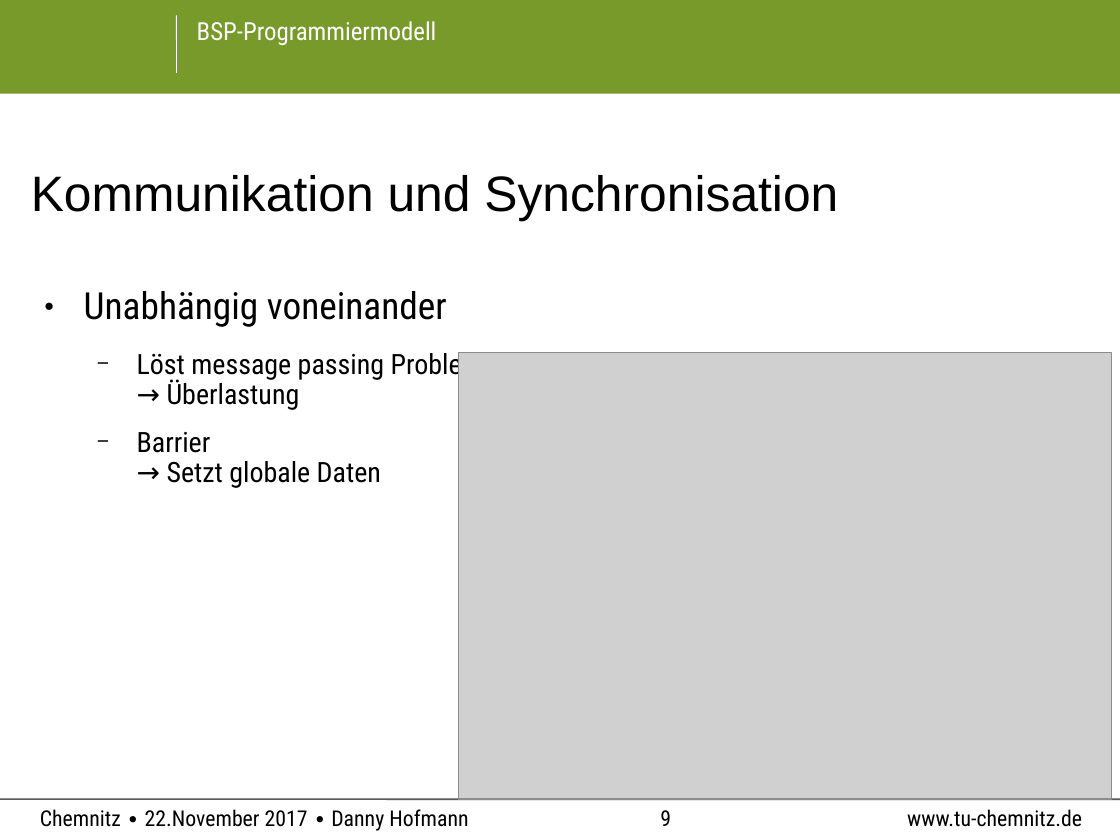
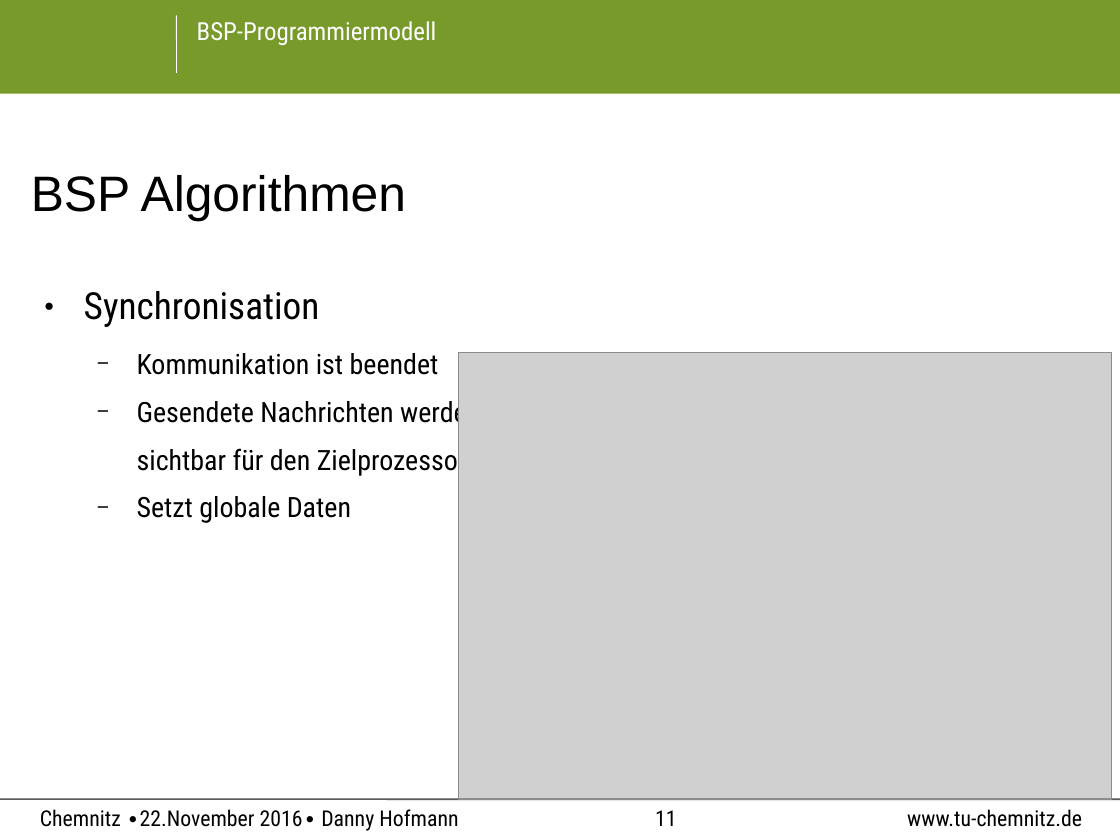
Before and after one commit to PaIIe/ComputerScienceTUC, a slide deck: slide 11 of BSP_Programming/BSP-Modell.odp (slide 9 before the commit). Drawn at 1120x840 pixels with LibreOffice and Linux fonts; fonts in the diff are those of the drawing; grey boxes stand for pictures; background and template pictures are left out. Boxes give left, top, right and bottom in pixels: in the first picture for what was removed or moved away, otherwise in the second. Text is boxed around its words. In the diff, an @@ line names an element or a change of style, - is before the commit and + after.

```diff
--- a/BSP_Programming/BSP-Modell.odp
+++ b/BSP_Programming/BSP-Modell.odp
@@ title at (31, 175, 407, 222): text changed @@
-Kommunikation und Synchronisation
+BSP Algorithmen
@@ text at (84, 291, 480, 523): text changed @@
-● Unabhängig voneinander
-  − Löst message passing Problem
-    → Überlastung
-  − Barrier
-    → Setzt globale Daten
+● Synchronisation
+  − Kommunikation ist beendet
+  − Gesendete Nachrichten werden
+  sichtbar für den Zielprozessor
+  − Setzt globale Daten
@@ text at (40, 809, 458, 831): text changed @@
-Chemnitz ∙ 22.November 2017 ∙ Danny Hofmann
+Chemnitz ∙22.November 2016∙ Danny Hofmann
@@ page number at (655, 810, 676, 826): text changed @@
-9
+11
```
Also in this commit, not shown: 14 other slides changed, 3 slides added, 1 slide removed, 4 other files.
